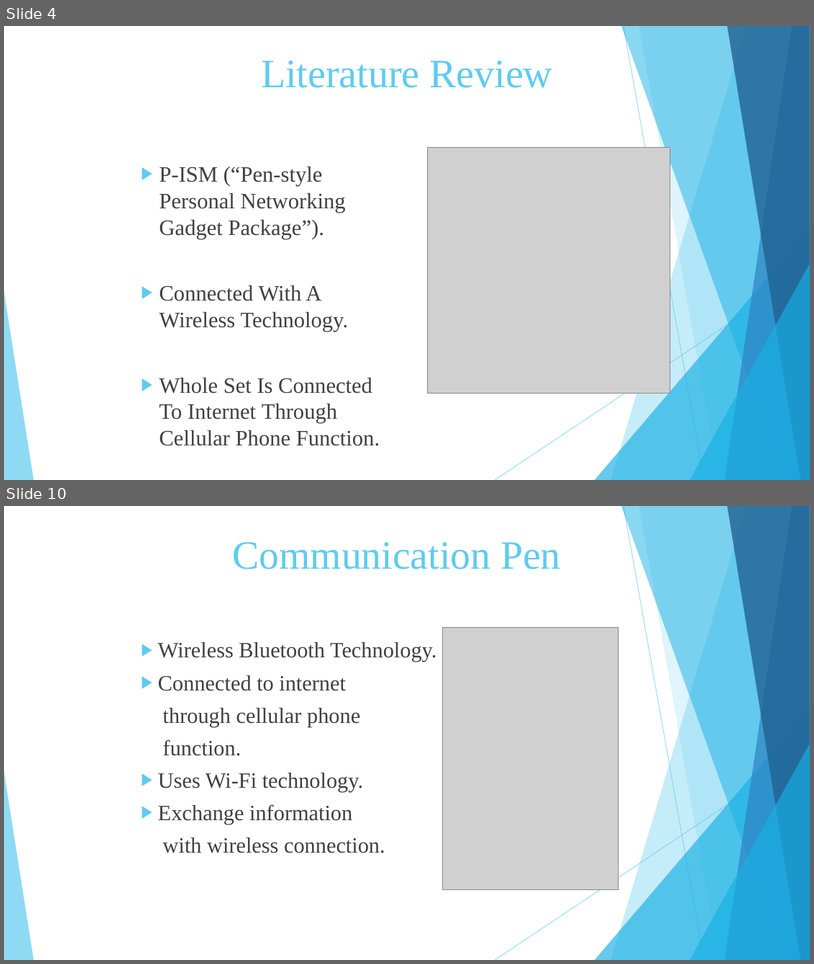
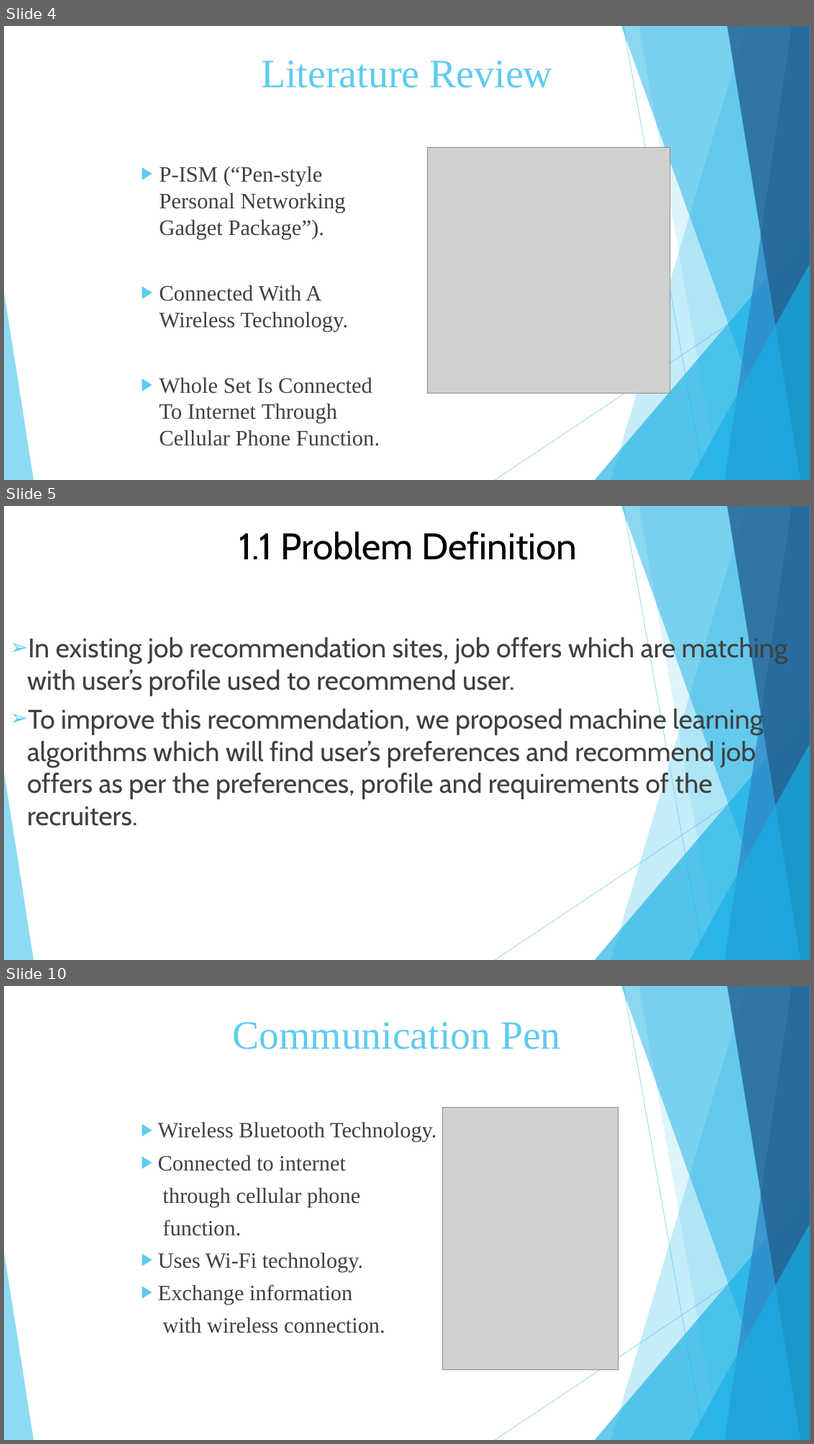
Before and after one commit to Vaibhav-Dharmik/project_reports_final_yr, a slide deck: final_submission_ppt.pptx. Shown one above the other, each under a label of ours: slides 4 and 10 before the commit, slides 4, 5 and 10 after it; the slides between them are not shown. The pictures are 814x964 and 814x1444 pixels, drawn with LibreOffice and Linux fonts; fonts in the diff are those of the drawing; grey boxes stand for pictures. Boxes give left, top, right and bottom in pixels: in the first picture for what was removed or moved away, otherwise in the second. Text is boxed around its words. In the diff, an @@ line names an element or a change of style, - is before the commit and + after.

```diff
--- a/final_submission_ppt.pptx
+++ b/final_submission_ppt.pptx
@@ slide 5 added at <box>4,506,810,960</box>, background #FFFFFF; not listed: 10 template elements that a slide beside it also shows @@
@@ text added at <box>239,531,577,560</box>, 44 pt, text #000000 @@
+1.1 Problem Definition
@@ text added at <box>27,635,788,826</box>, 32 pt, text #404040 @@
+➢ In existing job recommendation sites, job offers which are matching with user’s profile used to recommend user.
+➢ To improve this recommendation, we proposed machine learning algorithms which will find user’s preferences and recommend job offers as per the preferences, profile and requirements of the recruiters.
```
Also in this commit, not shown: 4 other slides added, 5 slides removed, 1 other file.
